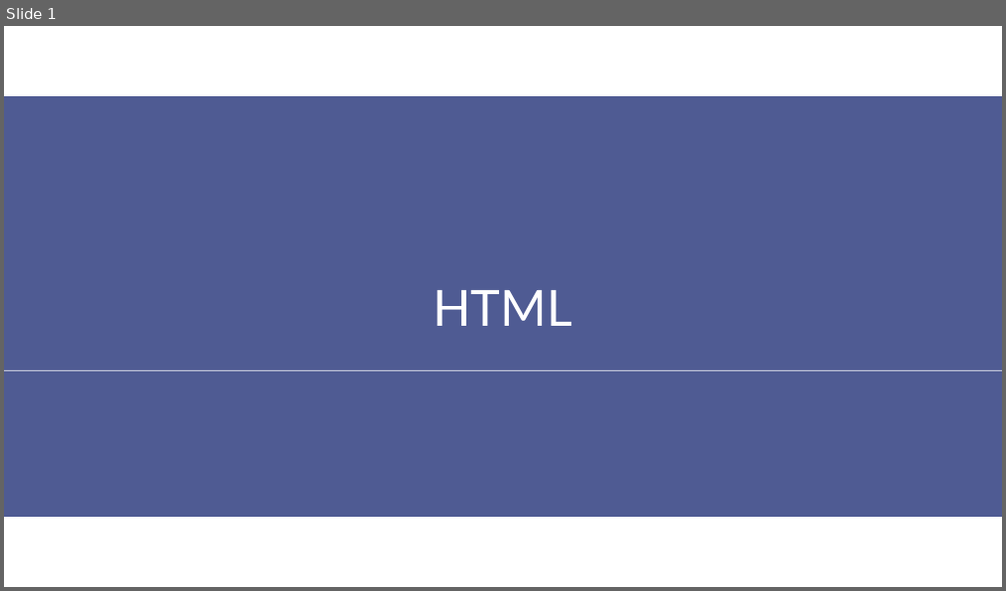
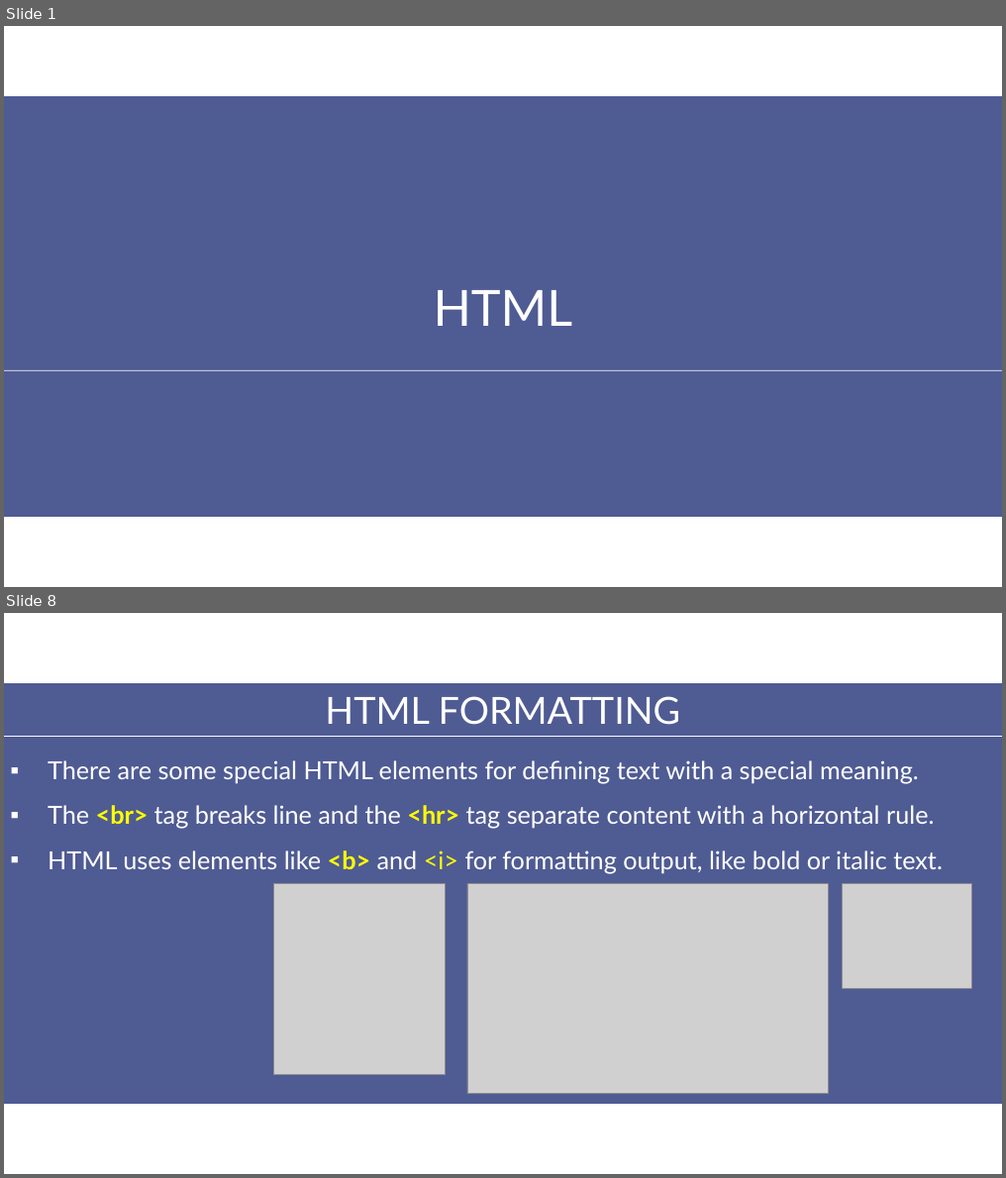
Before and after one commit to aptech-php/aptech-php-course, a slide deck: HTML-CSS-JS/slides/2-HTML.pptx. Shown one above the other, each under a label of ours: slide 1 before the commit, slides 1 and 8 after it; the slides between them are not shown. The pictures are 1006x591 and 1006x1178 pixels, drawn with LibreOffice and Linux fonts; fonts in the diff are those of the drawing; grey boxes stand for pictures. Boxes give left, top, right and bottom in pixels: in the first picture for what was removed or moved away, otherwise in the second. Text is boxed around its words. In the diff, an @@ line names an element or a change of style, - is before the commit and + after.

Commit message:
update html-css-js slides

```diff
--- a/HTML-CSS-JS/slides/2-HTML.pptx
+++ b/HTML-CSS-JS/slides/2-HTML.pptx
@@ slide 8 added at [4, 613, 1002, 1174], background #FFFFFF @@
@@ rectangle added at [4, 683, 1002, 1104], fill #4F5B93 @@
@@ text added at [325, 696, 681, 725], 36 pt, text #FFFFFF @@
+HTML FORMATTING
@@ line added from (4, 737) to (1002, 737), #FFFFFF 0.75 pt @@
@@ text added at [48, 761, 943, 873], 24 pt, text #FFFFFF @@
+▪ There are some special HTML elements for defining text with a special meaning.
+▪ The <br> tag breaks line and the <hr> tag separate content with a horizontal rule.
+▪ HTML uses elements like <b> and <i> for formatting output, like bold or italic text.
@@ picture added at [273, 884, 445, 1075] @@
@@ picture added at [467, 884, 829, 1094] @@
@@ picture added at [843, 884, 972, 989] @@
```
Also in this commit, not shown: 5 slides changed, 7 other slides added, 11 slides removed, 21 other files.
